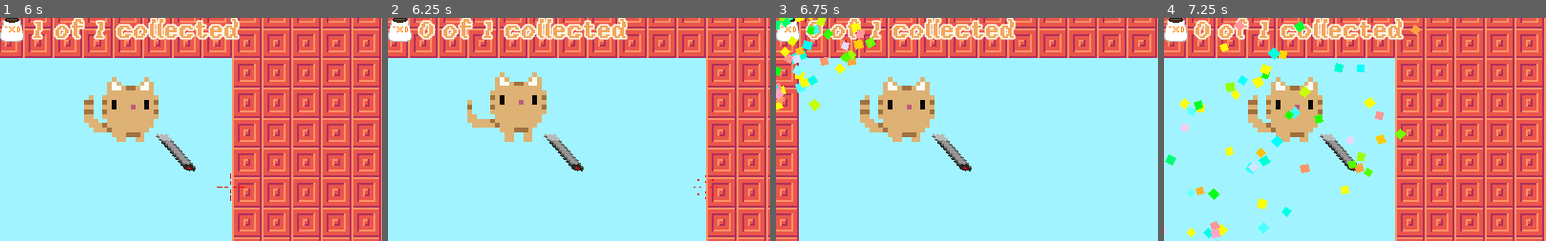
Above: before the commit, frames 1-4 (left to right).
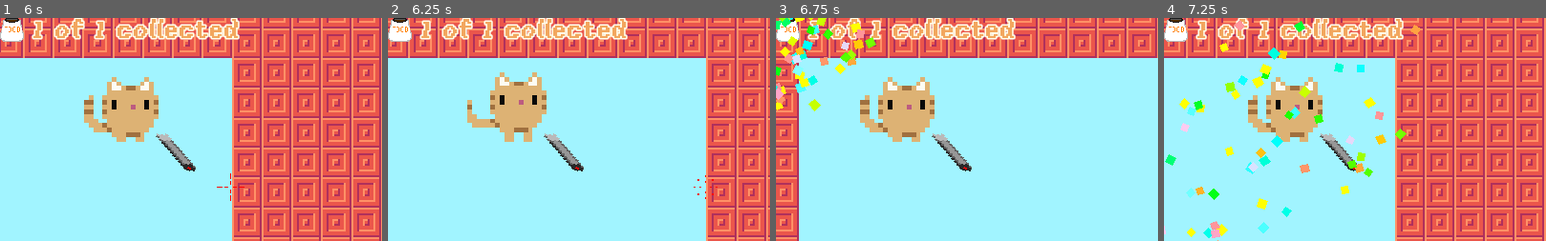
Above: after the commit, the same moments.

Repository: aarongrisez/gmtk2023
Game: Godot game, scene res://UI/Menu.tscn
The game is run twice, just before and just after one commit, with the same random seed, the same clock (stepped at 60 frames per second) and the same inputs. Sound files missing from this copy of the repository are replaced by a short silence.
Inputs (mouse positions are % of the whole screen's width and height, from its top left):
- Up to frame 1 (6 s): click "Play" at 0.5 s; click "Play" at 1.25 s; click "Next Level" at 2 s; click "Next Level" at 2.75 s; click "Next Level" at 3.5 s; move the mouse to (72, 45) at 4.27 s; hold D (right) 4.28-5.78 s; tap Space (jump) at 4.52, 5.27 s; move the mouse to (30, 55) at 5.02 s; move the mouse to (60, 28) at 5.77 s; hold A (left) from 5.78 s (still down)
- Up to frame 2 (6.25 s): keep holding A (left)
- Up to frame 3 (6.75 s): move the mouse to (45, 70) at 6.52 s; release A (left) at 6.53 s; hold D (right) from 6.53 s (still down)
- Up to frame 4 (7.25 s): keep holding D (right); tap Space (jump) at 6.77 s
The pictures show only the part of the screen within x 0-50%, y 0-50%; the shares and areas given below are measured in that part.

Frame 1 is identical in both runs. In frame 2, 0.2% of the frame differs, in the area x 7-13%, y 1-10%; in frame 3, 0.1%; in frame 4, 0.2%.

Commit message:
add notification icon

Diff:
--- a/gmtk2023/Global/Global.gd
+++ b/gmtk2023/Global/Global.gd
@@ -69,6 +69,7 @@
 	if current_scene < len(SCENES):
 		get_tree().change_scene(SCENES[current_scene])
 
+var currently_notifying = false
 
 var text_box = ""
 
--- a/gmtk2023/Objects/Computer/Computer.gd
+++ b/gmtk2023/Objects/Computer/Computer.gd
@@ -7,9 +7,11 @@
 	$AnimatedSprite.play("notification")
 	$AudioStreamPlayer.play(0)
 	destination.position = position
+	Global.currently_notifying = true
 
 func cancel_notification():
 	$AnimatedSprite.play("idle")
+	Global.currently_notifying = false
 
 func notify():
 	send_notification() # Replace with function body.
--- a/gmtk2023/UI/CoinCounter/CoinCounter.gd
+++ b/gmtk2023/UI/CoinCounter/CoinCounter.gd
@@ -9,7 +9,7 @@
 	update_text()
 
 func update_text():
-	text = str(Global.current_food) + " of " + str(Global.max_food) + " collected"
+	text = str(Global.current_food + Global.collected_food) + " of " + str(Global.max_food) + " collected"
 
 	if Global.collected_food == Global.max_dish:
 		if completed:
--- a/gmtk2023/UI/CoinCounter/CoinCounter.tscn
+++ b/gmtk2023/UI/CoinCounter/CoinCounter.tscn
@@ -1,9 +1,11 @@
-[gd_scene load_steps=6 format=2]
+[gd_scene load_steps=8 format=2]
 
 [ext_resource path="res://UI/CoinCounter/CoinCounter.gd" type="Script" id=1]
 [ext_resource path="res://Objects/FoodBag/Assets/FoodBag.png" type="Texture" id=2]
 [ext_resource path="res://Fonts/yoster.ttf" type="DynamicFontData" id=3]
 [ext_resource path="res://UI/CoinCounter/Win.wav" type="AudioStream" id=4]
+[ext_resource path="res://Objects/Computer/Assets/computer-notification.png" type="Texture" id=5]
+[ext_resource path="res://UI/CoinCounter/Notification.gd" type="Script" id=6]
 
 [sub_resource type="DynamicFont" id=1]
 size = 32
@@ -50,3 +52,9 @@
 
 [node name="AudioStreamPlayer" type="AudioStreamPlayer" parent="."]
 stream = ExtResource( 4 )
+
+[node name="Sprite2" type="Sprite" parent="."]
+position = Vector2( -24, 16 )
+texture = ExtResource( 5 )
+offset = Vector2( 500, 0 )
+script = ExtResource( 6 )
--- /dev/null
+++ b/gmtk2023/UI/CoinCounter/Notification.gd
@@ -0,0 +1,13 @@
+extends Sprite
+
+func _ready():
+	update_text()
+
+func _process(_delta):
+	update_text()
+
+func update_text():
+	if Global.currently_notifying:
+		visible = true
+	else:
+		visible = false
--- a/gmtk2023/World/World5.tscn
+++ b/gmtk2023/World/World5.tscn
@@ -89,8 +89,8 @@
 
 [node name="CoinCounter" parent="UI" instance=ExtResource( 14 )]
 anchor_right = 0.0
-margin_right = 0.0
-margin_bottom = -550.0
+margin_right = 328.0
+margin_bottom = -7.0
 
 [node name="Label" parent="UI" instance=ExtResource( 8 )]
 anchor_top = 1.0
